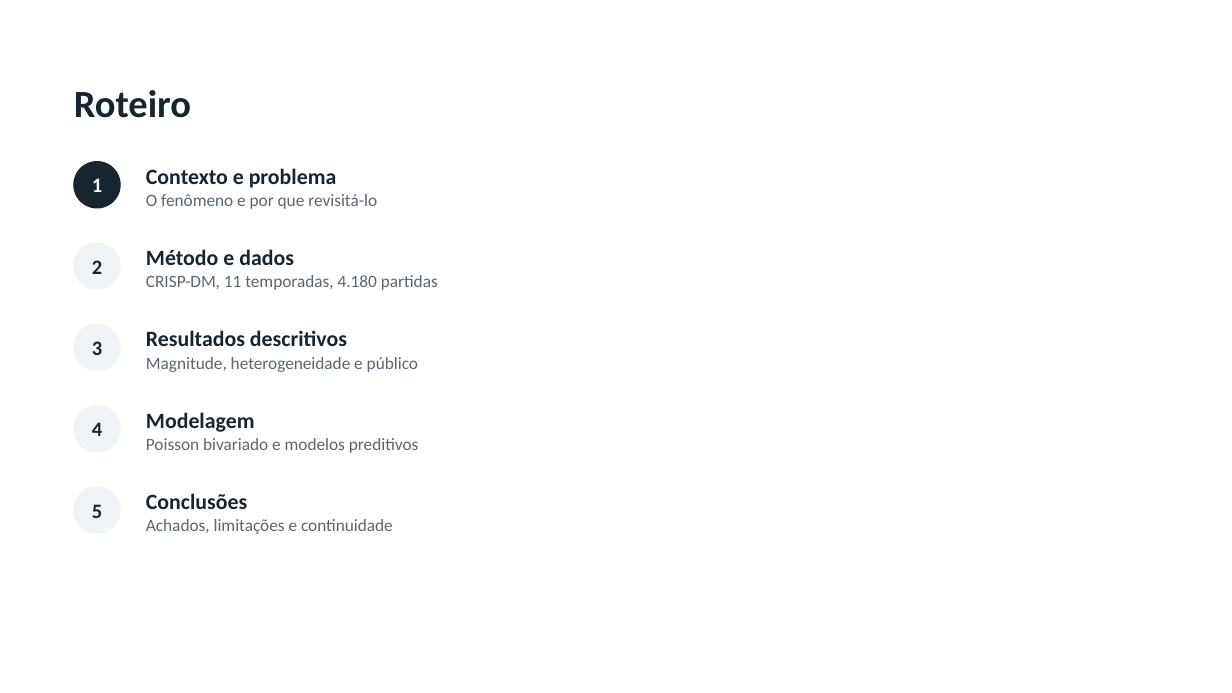
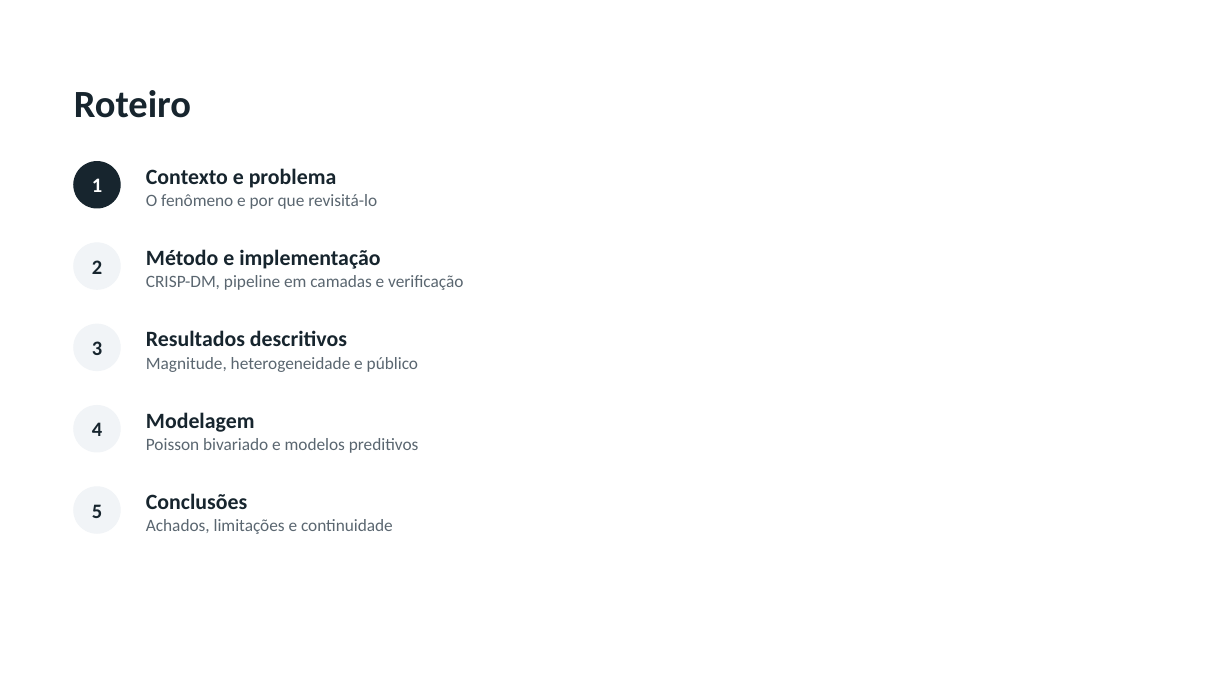
Before and after one commit to matheustm29/TCC2, a slide deck: slide 2 of apresentacao/TCC2_Defesa.pptx. Drawn at 1232x693 pixels with LibreOffice and Linux fonts; fonts in the diff are those of the drawing; background and template pictures are left out. Boxes give left, top, right and bottom in pixels: in the first picture for what was removed or moved away, otherwise in the second. Text is boxed around its words. In the diff, an @@ line names an element or a change of style, - is before the commit and + after.

```diff
--- a/apresentacao/TCC2_Defesa.pptx
+++ b/apresentacao/TCC2_Defesa.pptx
@@ text at bbox=[146, 249, 380, 269]: text changed @@
-Método e dados
+Método e implementação
@@ text at bbox=[146, 275, 463, 290]: text changed @@
-CRISP-DM, 11 temporadas, 4.180 partidas
+CRISP-DM, pipeline em camadas e verificação
```
Also in this commit, not shown: 1 other slide changed, 2 slides added, 1 slide removed, 1 other file.
